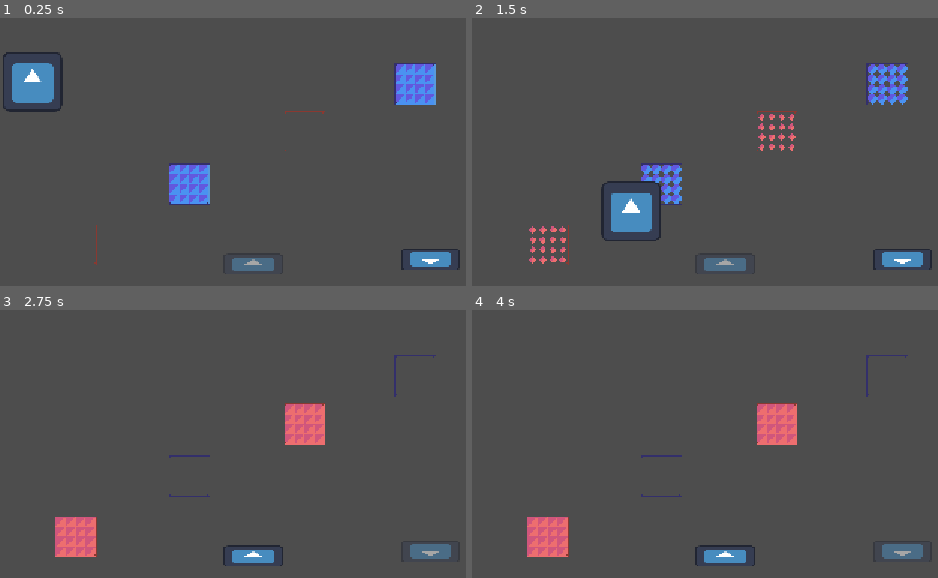
Above: before the commit, frames 1-4 (two rows, left to right).
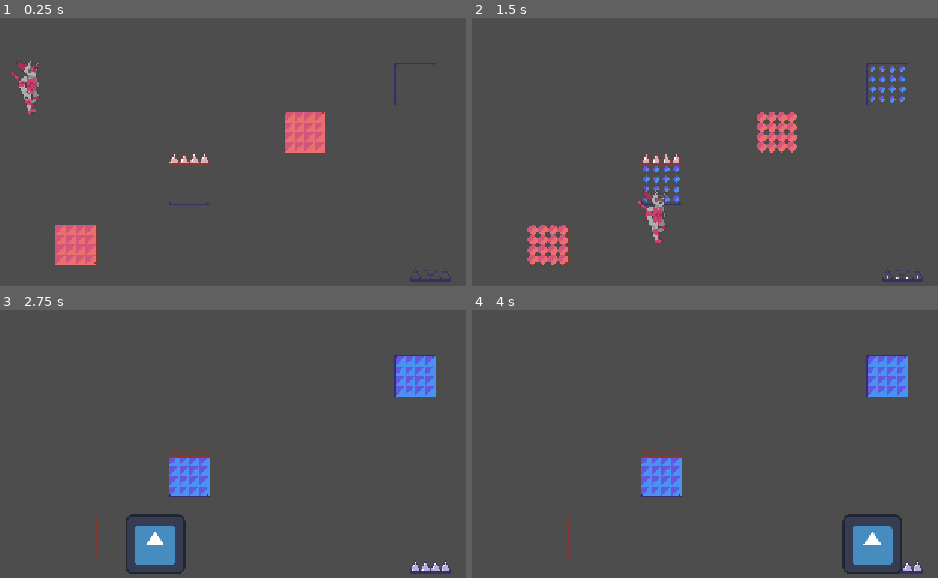
Above: after the commit, the same moments.

Repository: MatheoBrassart/The-Adventure-of-Beep-n-Boo-p
Game: Godot game, scene res://scenes/levels/level_test.tscn
Same seed, same stepped clock (60 frames per second), same inputs: the game is played once before the commit and once after it. The engine's default icon, where the game draws it, is replaced by a stand-in: a white triangle on a blue panel in a dark square.
Inputs:
- Up to frame 1 (0.25 s): no input
- Up to frame 2 (1.5 s): hold D (move_right) from 0.53 s (still down); tap Shift (switch_character) at 0.6, 1.35 s; tap Space (jump) at 0.77 s
- Up to frame 3 (2.75 s): tap Space (jump) at 1.52 s; release D (move_right) at 2.03 s; hold A (move_left) from 2.03 s (still down); tap Shift (switch_character) at 2.1 s
- Up to frame 4 (4 s): release A (move_left) at 2.78 s; hold D (move_right) from 2.78 s (still down); tap Shift (switch_character) at 2.85, 3.6 s; tap Space (jump) at 3.02, 3.77 s

The runs differ from the first frame. In frame 1, 8.4% of the frame differs, in the area x 0-99%, y 12-99%; in frame 2, 5.6%; in frame 3, 8.3%; in frame 4, 8.0%.

Commit message:
PicsChange visuals

Diff:
--- a/the-adventure-of-beep-n'-boop/scenes/level design elements/bloc_change.tscn
+++ b/the-adventure-of-beep-n'-boop/scenes/level design elements/bloc_change.tscn
@@ -173,7 +173,7 @@
 
 [node name="AnimatedSprite2DBlocChangeBoop" type="AnimatedSprite2D" parent="."]
 sprite_frames = SubResource("SpriteFrames_aav20")
-animation = &"defaultActive"
+animation = &"activating"
 
 [node name="CollisionShape2D" type="CollisionShape2D" parent="."]
 position = Vector2(-4.7683716e-07, 4.7683716e-07)
--- a/the-adventure-of-beep-n'-boop/scenes/level design elements/pics_change.tscn
+++ b/the-adventure-of-beep-n'-boop/scenes/level design elements/pics_change.tscn
@@ -1,24 +1,183 @@
-[gd_scene load_steps=4 format=3 uid="uid://b0c3ta4epvr3w"]
+[gd_scene load_steps=22 format=3 uid="uid://b0c3ta4epvr3w"]
 
 [ext_resource type="Script" uid="uid://020er7btcdo" path="res://scripts/pics_change.gd" id="1_pgu3o"]
-[ext_resource type="Texture2D" uid="uid://desbr1erhdkrq" path="res://icon.svg" id="2_ijidf"]
+[ext_resource type="Texture2D" uid="uid://bsl7tx06gieow" path="res://assets/BlocChange.png" id="2_qf5om"]
+
+[sub_resource type="AtlasTexture" id="AtlasTexture_hrs60"]
+atlas = ExtResource("2_qf5om")
+region = Rect2(132, 198, 66, 66)
+
+[sub_resource type="AtlasTexture" id="AtlasTexture_qf5om"]
+atlas = ExtResource("2_qf5om")
+region = Rect2(66, 198, 66, 66)
+
+[sub_resource type="AtlasTexture" id="AtlasTexture_mclrw"]
+atlas = ExtResource("2_qf5om")
+region = Rect2(0, 132, 66, 66)
+
+[sub_resource type="AtlasTexture" id="AtlasTexture_wpgd5"]
+atlas = ExtResource("2_qf5om")
+region = Rect2(66, 132, 66, 66)
+
+[sub_resource type="AtlasTexture" id="AtlasTexture_euwhr"]
+atlas = ExtResource("2_qf5om")
+region = Rect2(132, 132, 66, 66)
+
+[sub_resource type="AtlasTexture" id="AtlasTexture_d45cc"]
+atlas = ExtResource("2_qf5om")
+region = Rect2(198, 132, 66, 66)
+
+[sub_resource type="AtlasTexture" id="AtlasTexture_ny5di"]
+atlas = ExtResource("2_qf5om")
+region = Rect2(0, 132, 66, 66)
+
+[sub_resource type="AtlasTexture" id="AtlasTexture_50fo3"]
+atlas = ExtResource("2_qf5om")
+region = Rect2(198, 132, 66, 66)
+
+[sub_resource type="SpriteFrames" id="SpriteFrames_canlg"]
+animations = [{
+"frames": [{
+"duration": 1.0,
+"texture": SubResource("AtlasTexture_hrs60")
+}, {
+"duration": 1.0,
+"texture": SubResource("AtlasTexture_qf5om")
+}, {
+"duration": 1.0,
+"texture": SubResource("AtlasTexture_mclrw")
+}],
+"loop": false,
+"name": &"activating",
+"speed": 12.0
+}, {
+"frames": [{
+"duration": 1.0,
+"texture": SubResource("AtlasTexture_wpgd5")
+}, {
+"duration": 1.0,
+"texture": SubResource("AtlasTexture_euwhr")
+}, {
+"duration": 1.0,
+"texture": SubResource("AtlasTexture_d45cc")
+}],
+"loop": false,
+"name": &"deactivating",
+"speed": 12.0
+}, {
+"frames": [{
+"duration": 1.0,
+"texture": SubResource("AtlasTexture_ny5di")
+}],
+"loop": false,
+"name": &"defaultActive",
+"speed": 12.0
+}, {
+"frames": [{
+"duration": 1.0,
+"texture": SubResource("AtlasTexture_50fo3")
+}],
+"loop": false,
+"name": &"defaultInactive",
+"speed": 12.0
+}]
+
+[sub_resource type="AtlasTexture" id="AtlasTexture_xwi0v"]
+atlas = ExtResource("2_qf5om")
+region = Rect2(132, 330, 66, 66)
+
+[sub_resource type="AtlasTexture" id="AtlasTexture_otm2d"]
+atlas = ExtResource("2_qf5om")
+region = Rect2(66, 330, 66, 66)
+
+[sub_resource type="AtlasTexture" id="AtlasTexture_canlg"]
+atlas = ExtResource("2_qf5om")
+region = Rect2(0, 264, 66, 66)
+
+[sub_resource type="AtlasTexture" id="AtlasTexture_8l4y1"]
+atlas = ExtResource("2_qf5om")
+region = Rect2(66, 264, 66, 66)
+
+[sub_resource type="AtlasTexture" id="AtlasTexture_2jeqn"]
+atlas = ExtResource("2_qf5om")
+region = Rect2(132, 264, 66, 66)
+
+[sub_resource type="AtlasTexture" id="AtlasTexture_cvwk2"]
+atlas = ExtResource("2_qf5om")
+region = Rect2(198, 264, 66, 66)
+
+[sub_resource type="AtlasTexture" id="AtlasTexture_3hvgr"]
+atlas = ExtResource("2_qf5om")
+region = Rect2(0, 264, 66, 66)
+
+[sub_resource type="AtlasTexture" id="AtlasTexture_uy4py"]
+atlas = ExtResource("2_qf5om")
+region = Rect2(198, 264, 66, 66)
+
+[sub_resource type="SpriteFrames" id="SpriteFrames_hrs60"]
+animations = [{
+"frames": [{
+"duration": 1.0,
+"texture": SubResource("AtlasTexture_xwi0v")
+}, {
+"duration": 1.0,
+"texture": SubResource("AtlasTexture_otm2d")
+}, {
+"duration": 1.0,
+"texture": SubResource("AtlasTexture_canlg")
+}],
+"loop": false,
+"name": &"activating",
+"speed": 12.0
+}, {
+"frames": [{
+"duration": 1.0,
+"texture": SubResource("AtlasTexture_8l4y1")
+}, {
+"duration": 1.0,
+"texture": SubResource("AtlasTexture_2jeqn")
+}, {
+"duration": 1.0,
+"texture": SubResource("AtlasTexture_cvwk2")
+}],
+"loop": false,
+"name": &"deactivating",
+"speed": 12.0
+}, {
+"frames": [{
+"duration": 1.0,
+"texture": SubResource("AtlasTexture_3hvgr")
+}],
+"loop": false,
+"name": &"defaultActive",
+"speed": 12.0
+}, {
+"frames": [{
+"duration": 1.0,
+"texture": SubResource("AtlasTexture_uy4py")
+}],
+"loop": false,
+"name": &"defaultInactive",
+"speed": 12.0
+}]
 
 [sub_resource type="RectangleShape2D" id="RectangleShape2D_i3sln"]
+size = Vector2(14, 10)
 
 [node name="PicsChange" type="Area2D" groups=["PicsChange"]]
+z_index = 1
 script = ExtResource("1_pgu3o")
 
-[node name="Sprite2DPicsChangeBeep" type="Sprite2D" parent="."]
-scale = Vector2(0.7, 0.25)
-texture = ExtResource("2_ijidf")
+[node name="AnimatedSprite2DPicsChangeBeep" type="AnimatedSprite2D" parent="."]
+sprite_frames = SubResource("SpriteFrames_canlg")
+animation = &"activating"
 
-[node name="Sprite2DPicsChangeBoop" type="Sprite2D" parent="."]
-rotation = 3.1415927
-scale = Vector2(0.7, 0.25)
-texture = ExtResource("2_ijidf")
+[node name="AnimatedSprite2DPicsChangeBoop" type="AnimatedSprite2D" parent="."]
+sprite_frames = SubResource("SpriteFrames_hrs60")
+animation = &"activating"
 
 [node name="CollisionShape2D" type="CollisionShape2D" parent="."]
-position = Vector2(0, 3)
+position = Vector2(0, 23.25)
 scale = Vector2(4, 1.25)
 shape = SubResource("RectangleShape2D_i3sln")
 
--- a/the-adventure-of-beep-n'-boop/scenes/levels/level_test.tscn
+++ b/the-adventure-of-beep-n'-boop/scenes/levels/level_test.tscn
@@ -11,7 +11,6 @@
 
 [node name="Player" parent="." instance=ExtResource("1_jp5fc")]
 position = Vector2(49, 341)
-CURRENT_ACTIVE_CHARACTER = 1
 
 [node name="StaticBody2D" type="StaticBody2D" parent="."]
 position = Vector2(4, 406)
@@ -21,7 +20,7 @@
 shape = SubResource("WorldBoundaryShape2D_e73ws")
 
 [node name="PicsChangeBeep" parent="." instance=ExtResource("2_4ptlp")]
-position = Vector2(380, 657)
+position = Vector2(284, 477)
 
 [node name="BlocChangeBeep2" parent="." instance=ExtResource("3_ycf23")]
 position = Vector2(284, 537)
--- a/the-adventure-of-beep-n'-boop/scenes/player.tscn
+++ b/the-adventure-of-beep-n'-boop/scenes/player.tscn
@@ -69,7 +69,7 @@
 }],
 "loop": true,
 "name": &"fall",
-"speed": 6.0
+"speed": 12.0
 }, {
 "frames": [{
 "duration": 1.0,
@@ -103,7 +103,7 @@
 }],
 "loop": true,
 "name": &"jump",
-"speed": 6.0
+"speed": 12.0
 }]
 
 [sub_resource type="RectangleShape2D" id="RectangleShape2D_qhqgy"]
@@ -115,9 +115,8 @@
 
 [node name="SpriteBeep" type="AnimatedSprite2D" parent="."]
 sprite_frames = SubResource("SpriteFrames_dqkch")
-animation = &"fall"
+animation = &"idle"
 autoplay = "idle"
-frame_progress = 0.019114142
 
 [node name="SpriteBoop" type="Sprite2D" parent="."]
 visible = false
--- a/the-adventure-of-beep-n'-boop/scripts/bloc_change.gd
+++ b/the-adventure-of-beep-n'-boop/scripts/bloc_change.gd
@@ -27,6 +27,8 @@
 	if not CURRENT_ACTIVE_CHARACTER.CURRENT_ACTIVE_CHARACTER == WHICH_CHARACTER_IS_IT:
 		deactivate()
 		rightSprite.play("defaultInactive")
+	else:
+		rightSprite.play("defaultActive")
 
 
 func _process(_delta: float) -> void:
--- a/the-adventure-of-beep-n'-boop/scripts/pics_change.gd
+++ b/the-adventure-of-beep-n'-boop/scripts/pics_change.gd
@@ -5,9 +5,9 @@
 # Defines which character these pics are for. 0 = Beep, 1 = Boop
 @export var WHICH_CHARACTER_IS_IT = 0
 
-@onready var spritePicsChangeBeep: Sprite2D = $Sprite2DPicsChangeBeep
-@onready var spritePicsChangeBoop: Sprite2D = $Sprite2DPicsChangeBoop
-@onready var rightSprite: Sprite2D = $Sprite2DPicsChangeBeep
+@onready var animatedSpritePicsChangeBeep: AnimatedSprite2D = $AnimatedSprite2DPicsChangeBeep
+@onready var animatedSpritePicsChangeBoop: AnimatedSprite2D = $AnimatedSprite2DPicsChangeBoop
+@onready var rightSprite: AnimatedSprite2D = $AnimatedSprite2DPicsChangeBeep
 @onready var collisionShape2D: CollisionShape2D = $CollisionShape2D
 
 var ISACTIVE = 1
@@ -16,16 +16,19 @@
 
 	# When appearing, hides the incorrect sprite and set the correct one as rightSprite
 	if WHICH_CHARACTER_IS_IT == 0:
-		spritePicsChangeBoop.visible = false
-		rightSprite = spritePicsChangeBeep
+		animatedSpritePicsChangeBoop.visible = false
+		rightSprite = animatedSpritePicsChangeBeep
 	else:
-		spritePicsChangeBeep.visible = false
-		rightSprite = spritePicsChangeBoop
+		animatedSpritePicsChangeBeep.visible = false
+		rightSprite = animatedSpritePicsChangeBoop
 
 	# When appearing, check if the right character is active or not
 	var CURRENT_ACTIVE_CHARACTER = get_parent().get_node("Player")
 	if not CURRENT_ACTIVE_CHARACTER.CURRENT_ACTIVE_CHARACTER == WHICH_CHARACTER_IS_IT:
 		deactivate()
+		rightSprite.play("defaultInactive")
+	else:
+		rightSprite.play("defaultActive")
 
 
 func _process(_delta: float) -> void:
@@ -45,14 +48,14 @@
 func activate():
 
 	ISACTIVE = 1
-	rightSprite.modulate = Color(1.0, 1.0, 1.0, 1)
+	rightSprite.play("activating")
 	collisionShape2D.disabled = false
 
 
 func deactivate():
 
 	ISACTIVE = 0
-	rightSprite.modulate = Color(1.0, 1.0, 1.0, 0.5)
+	rightSprite.play("deactivating")
 	collisionShape2D.disabled = true
 
 
Binary file changed: the-adventure-of-beep-n'-boop/assets/BlocChange.png
